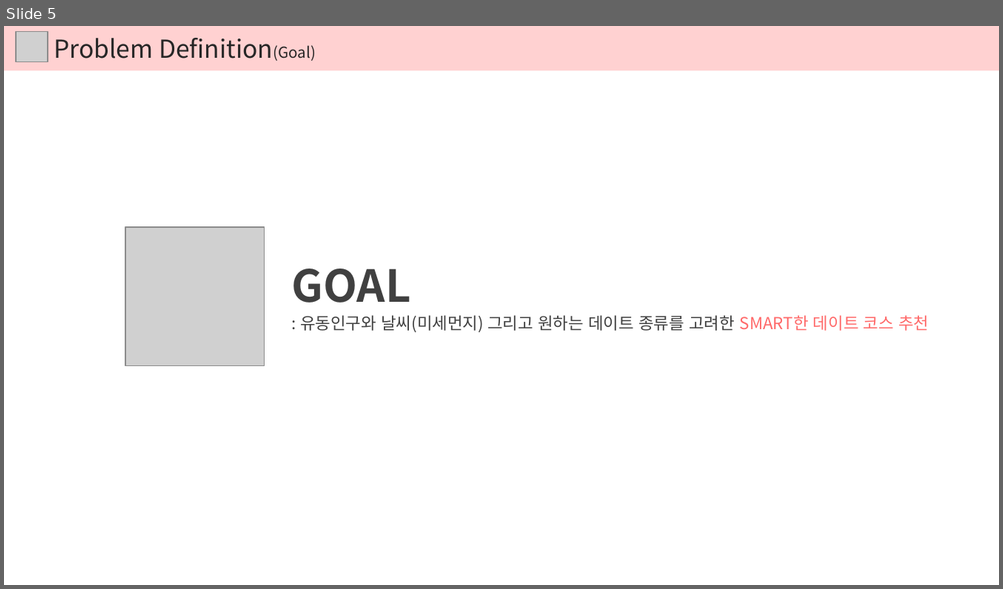
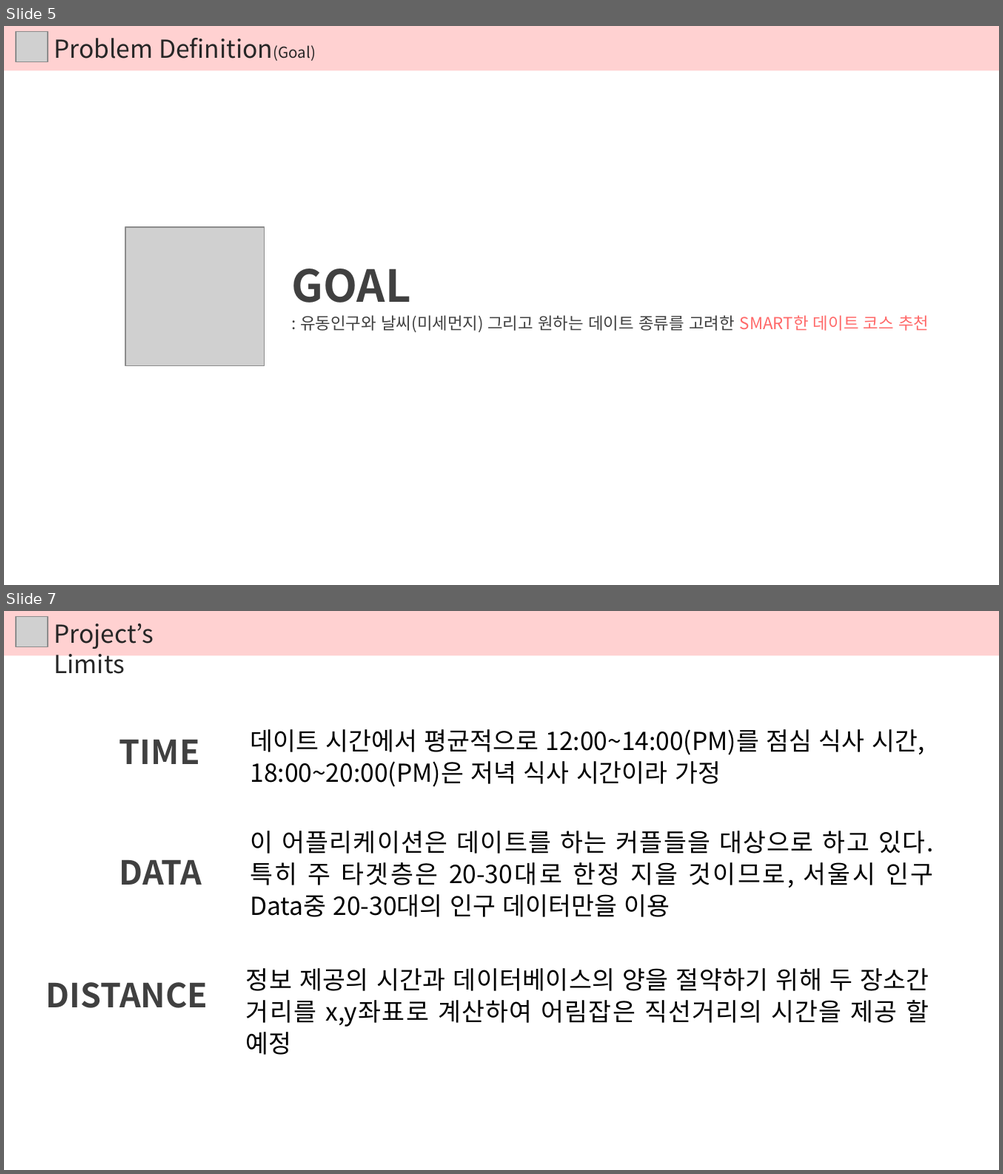
Before and after one commit to DokyeongKwon/DataStructureDesign-2018-2, a slide deck: 02. Problem Solving/서울 데이트 코스 추천 Problem Solving.pptx. Shown one above the other, each under a label of ours: slide 5 before the commit, slides 5 and 7 after it; the slides between them are not shown. The pictures are 1003x589 and 1003x1174 pixels, drawn with LibreOffice and Linux fonts; fonts in the diff are those of the drawing; grey boxes stand for pictures. Boxes give left, top, right and bottom in pixels: in the first picture for what was removed or moved away, otherwise in the second. Text is boxed around its words. In the diff, an @@ line names an element or a change of style, - is before the commit and + after.

Commit message:
Problem Solving_Ver1.1
Problem Solving 문서 업데이트 자료

```diff
--- a/02. Problem Solving/서울 데이트 코스 추천 Problem Solving.pptx
+++ b/02. Problem Solving/서울 데이트 코스 추천 Problem Solving.pptx
@@ slide 7 added at box(4, 611, 999, 1170), background #FFFFFF @@
@@ rectangle added at box(4, 611, 999, 655), fill #FFD1D1 @@
@@ picture added at box(16, 617, 48, 648) @@
@@ text added at box(54, 624, 153, 674), 18 pt, text #262626 @@
+Project’s Limits
@@ text added at box(119, 740, 200, 764), 24 pt, text #404040, bold @@
+TIME
@@ text added at box(250, 729, 924, 787), 18 pt, text #000000 @@
+데이트 시간에서 평균적으로 12:00~14:00(PM)를 점심 식사 시간, 18:00~20:00(PM)은 저녁 식사 시간이라 가정
@@ text added at box(250, 831, 933, 917), 18 pt, text #000000 @@
+이 어플리케이션은 데이트를 하는 커플들을 대상으로 하고 있다. 특히 주 타겟층은 20-30대로 한정 지을 것이므로, 서울시 인구 Data중 20-30대의 인구 데이터만을 이용
@@ text added at box(119, 860, 202, 885), 24 pt, text #404040, bold @@
+DATA
@@ text added at box(45, 982, 208, 1008), 24 pt, text #404040, bold @@
+DISTANCE
@@ text added at box(246, 968, 929, 1055), 18 pt, text #000000 @@
+정보 제공의 시간과 데이터베이스의 양을 절약하기 위해 두 장소간 거리를 x,y좌표로 계산하여 어림잡은 직선거리의 시간을 제공 할 예정
```
Also in this commit, not shown: 3 slides changed, 13 other slides added, 1 slide removed, 2 other files.
